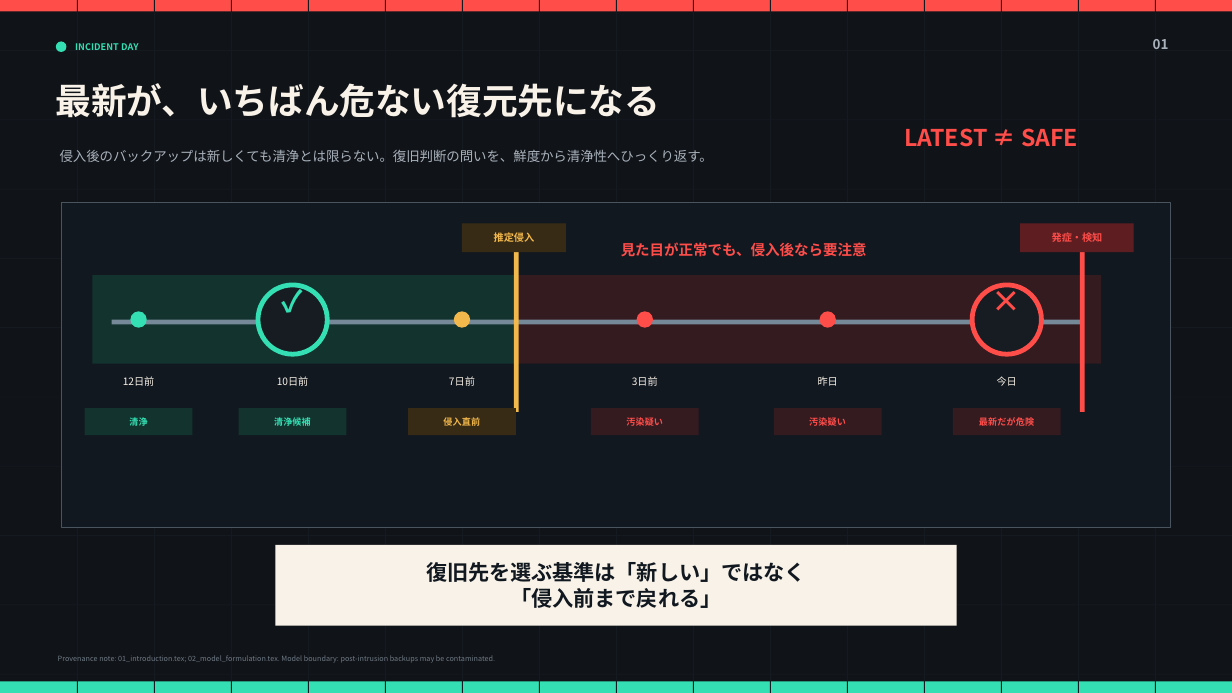
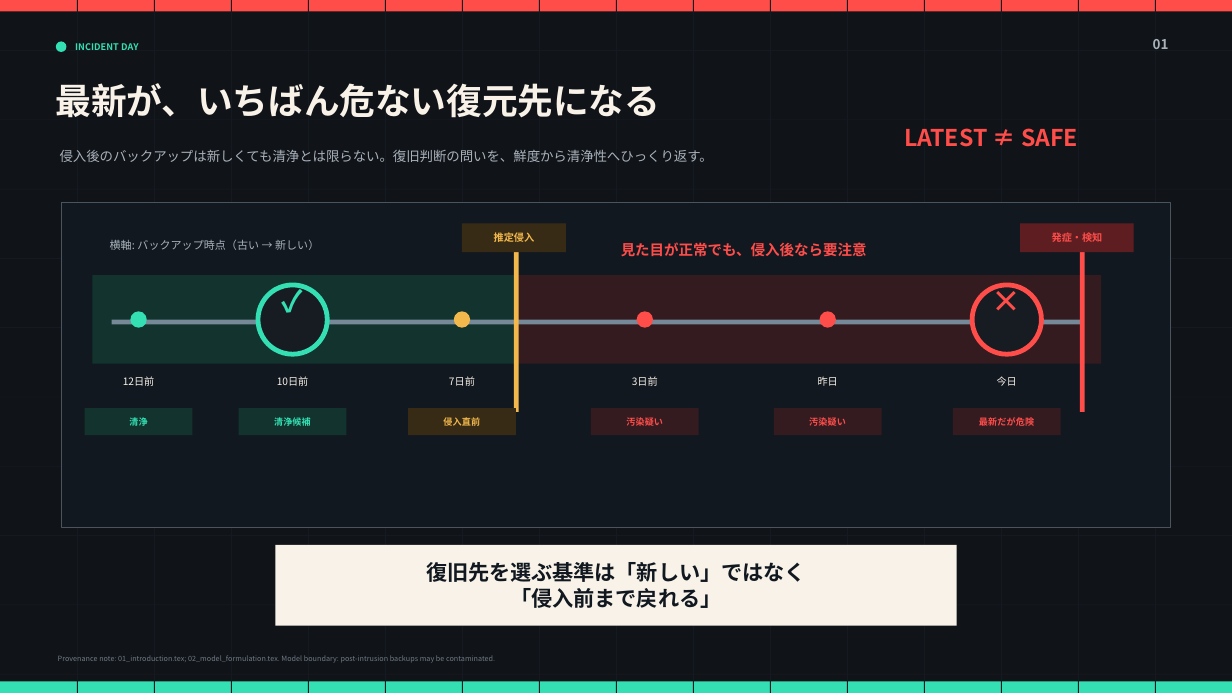
Before and after one commit to t0m0h1r0/research-backup, a slide deck: slide 1 of paper/presentations/heavy_tail_backup_refined/heavy_tail_backup_refined_theatrical.pptx. Drawn at 1232x693 pixels with LibreOffice and Linux fonts; fonts in the diff are those of the drawing. Boxes give left, top, right and bottom in pixels: in the first picture for what was removed or moved away, otherwise in the second. Text is boxed around its words. In the diff, an @@ line names an element or a change of style, - is before the commit and + after.

```diff
--- a/paper/presentations/heavy_tail_backup_refined/heavy_tail_backup_refined_theatrical.pptx
+++ b/paper/presentations/heavy_tail_backup_refined/heavy_tail_backup_refined_theatrical.pptx
@@ text added at (110,240,319,250), 8.6 pt, text #A8B1BA @@
+横軸: バックアップ時点（古い → 新しい）
```
Also in this commit, not shown: 5 other slides changed, 8 other files.
